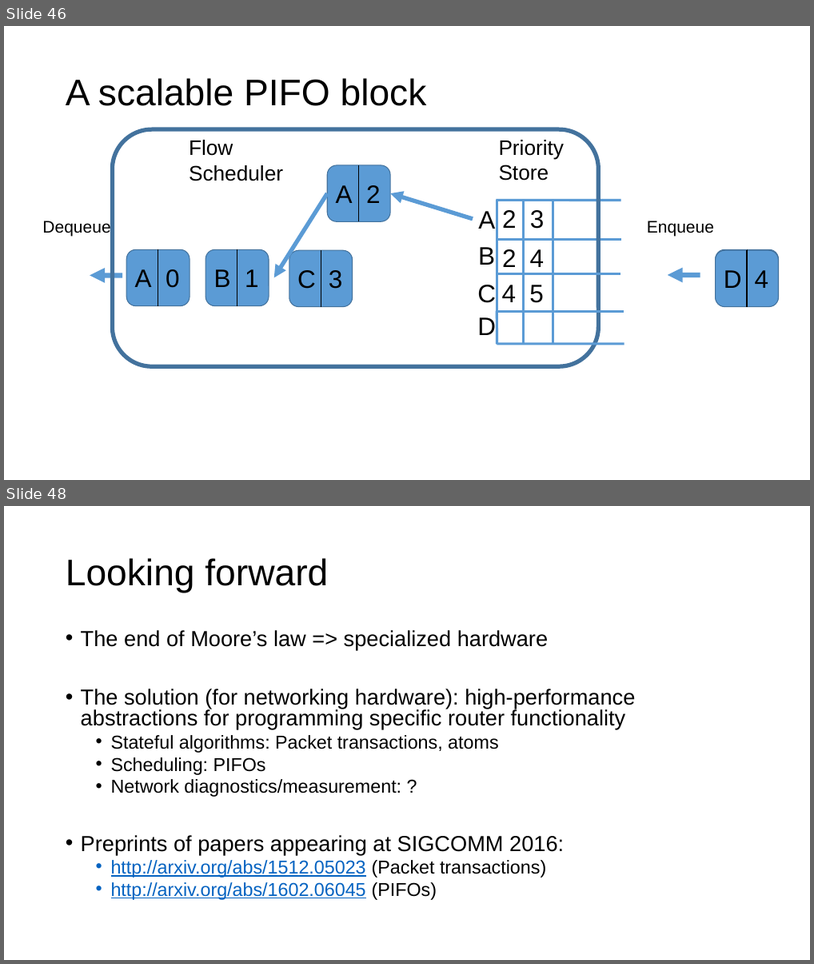
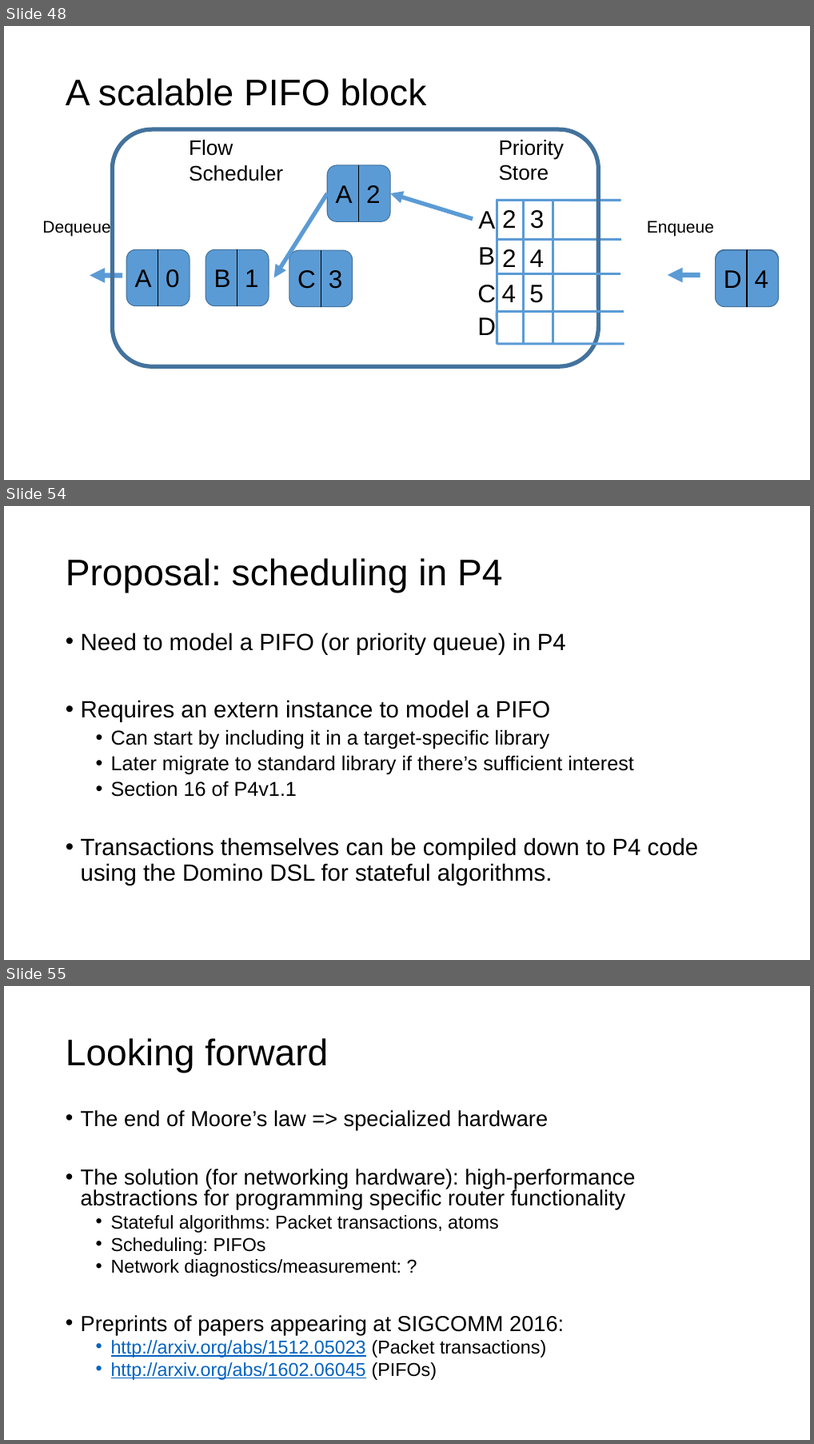
Before and after one commit to anirudhSK/pifo-domino-marple-ppts, a slide deck: domino_pifo.pptx. Shown one above the other, each under a label of ours: slides 46 and 48 before the commit, slides 48, 54 and 55 after it; the slides between them are not shown. The pictures are 814x964 and 814x1444 pixels, drawn with LibreOffice and Linux fonts; fonts in the diff are those of the drawing. Boxes give left, top, right and bottom in pixels: in the first picture for what was removed or moved away, otherwise in the second. Text is boxed around its words. In the diff, an @@ line names an element or a change of style, - is before the commit and + after.

```diff
--- a/domino_pifo.pptx
+++ b/domino_pifo.pptx
@@ slide 54 added at <box>4,506,810,960</box>, background #FFFFFF @@
@@ title added at <box>66,558,502,593</box>, 44 pt, text #000000 @@
+Proposal: scheduling in P4
@@ text added at <box>81,632,699,885</box>, 28 pt, text #000000 @@
+• Need to model a PIFO (or priority queue) in P4
+• Requires an extern instance to model a PIFO
+  • Can start by including it in a target-specific library
+  • Later migrate to standard library if there’s sufficient interest
+  • Section 16 of P4v1.1
+• Transactions themselves can be compiled down to P4 code using the Domino DSL for stateful algorithms.
@@ what was slide 46 is now slide 48 @@
@@ what was slide 48 is now slide 55 @@
```
Also in this commit, not shown: 1 slide changed, 6 other slides added.
